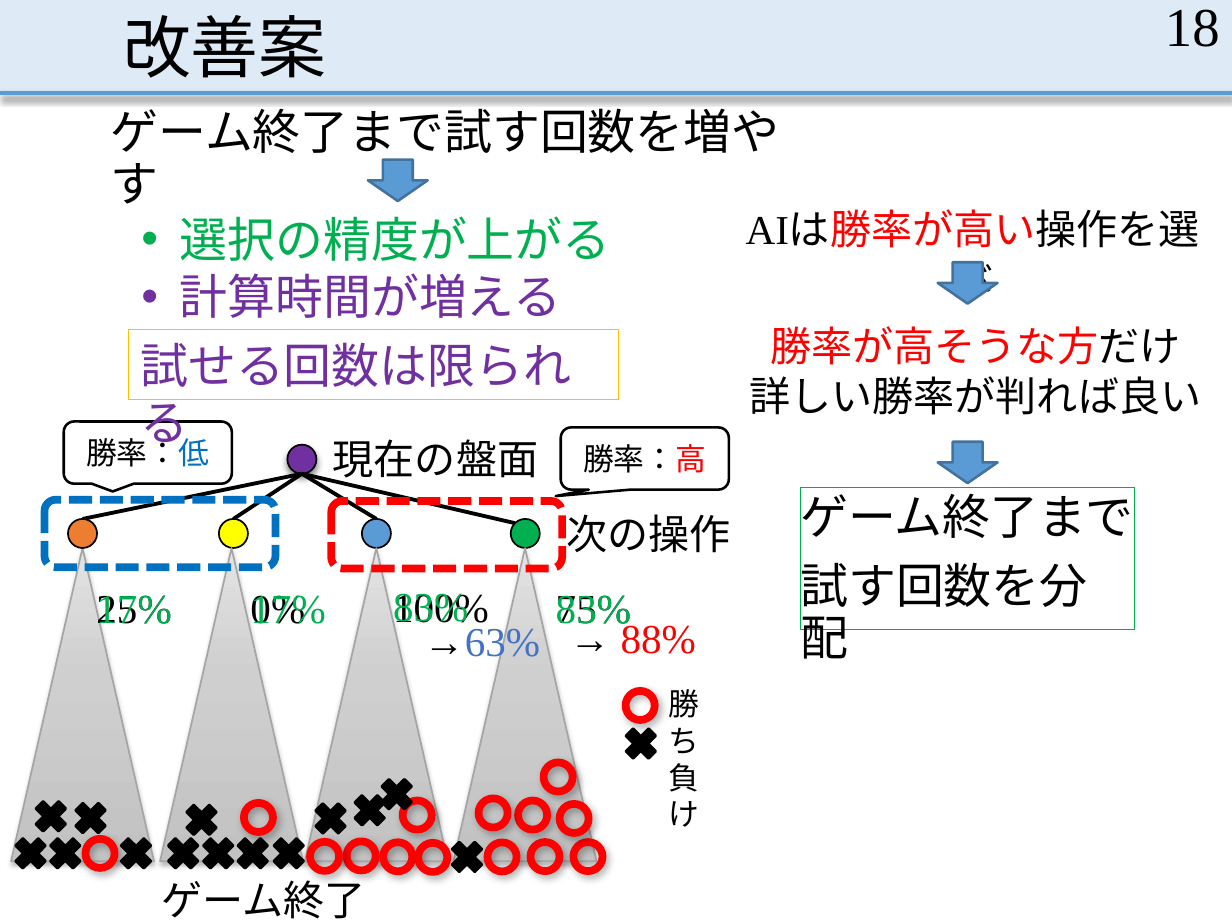
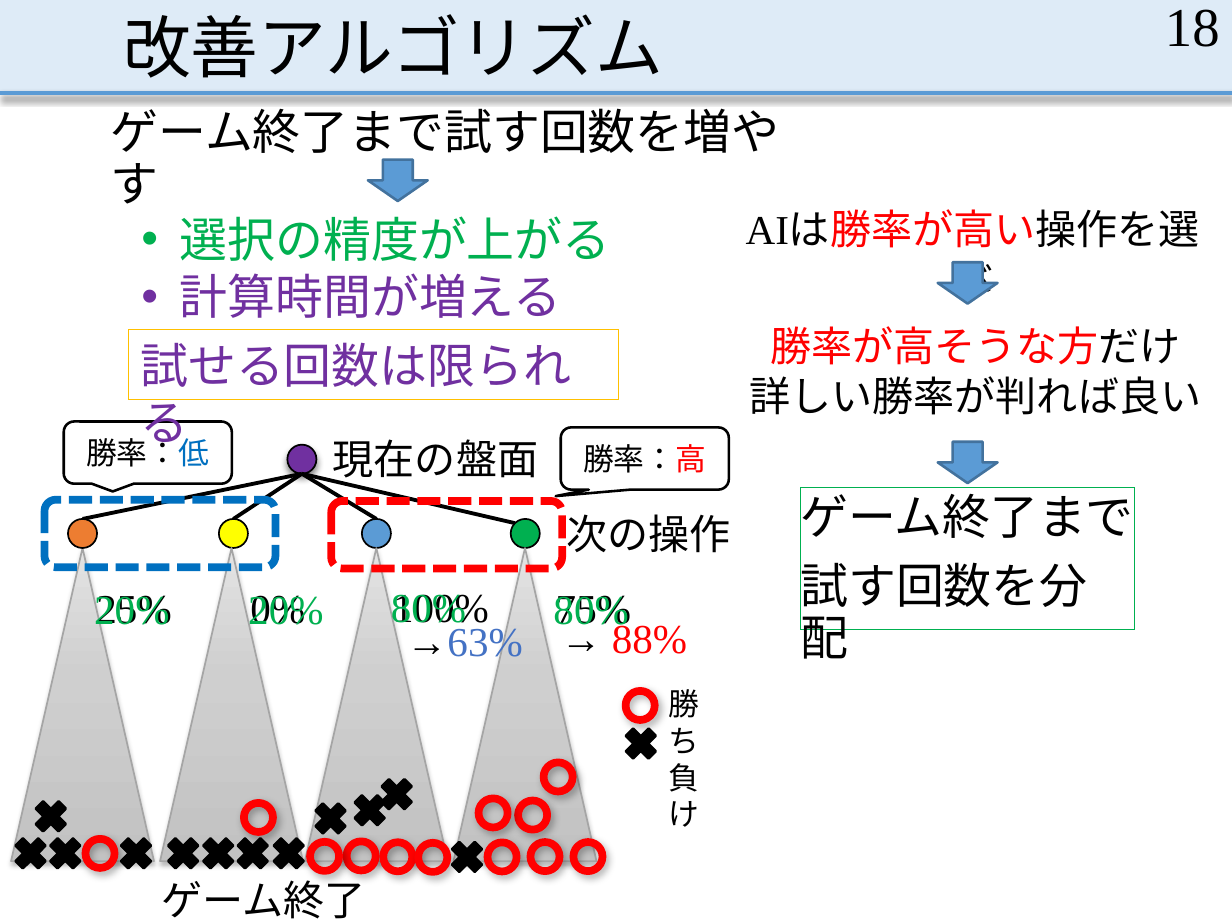
Before and after one commit to MasayaOda/SR, a slide deck: slide 18 of 中間発表.pptx. Drawn at 1232x924 pixels with LibreOffice and Linux fonts; fonts in the diff are those of the drawing. Boxes give left, top, right and bottom in pixels: in the first picture for what was removed or moved away, otherwise in the second. Text is boxed around its words. In the diff, an @@ line names an element or a change of style, - is before the commit and + after.

```diff
--- a/中間発表.pptx
+++ b/中間発表.pptx
@@ title at [123,14,663,78]: text changed @@
-改善案
+改善アルゴリズム
@@ text at [94,595,169,632]: text changed @@
-17%
+20%
@@ text at [248,595,323,632]: text changed @@
-17%
+20%
@@ text at [391,594,466,630]: text changed @@
-83%
+80%
@@ text at [553,595,628,632]: text changed @@
-83%
+80%
@@ text "→63%": place and size @@
-text "→63%" at [424,624,540,664]
+text "→63%" at [406,624,522,664]
@@ text "→ 88%": place and size @@
-text "→ 88%" at [621,621,696,654]
+text "→ 88%" at [612,621,687,654]
@@ cross removed at [69,796,112,839] @@
@@ cross removed at [180,798,223,841] @@
@@ ellipse removed at [403,801,432,830] @@
@@ ellipse removed at [559,804,589,834] @@
```
Also in this commit, not shown: 9 other slides changed.
